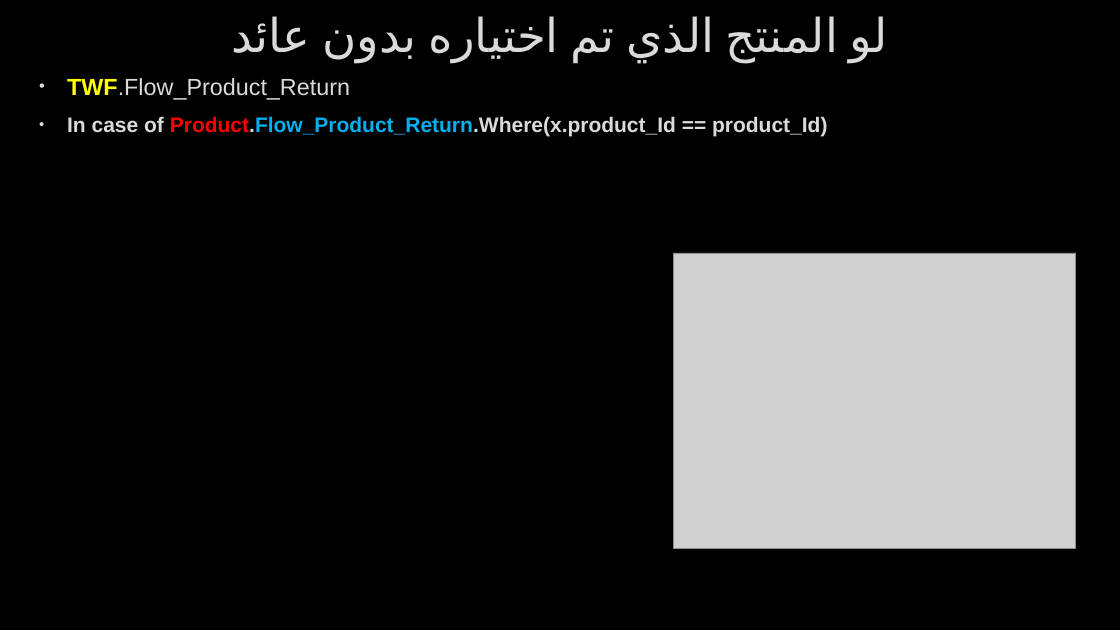
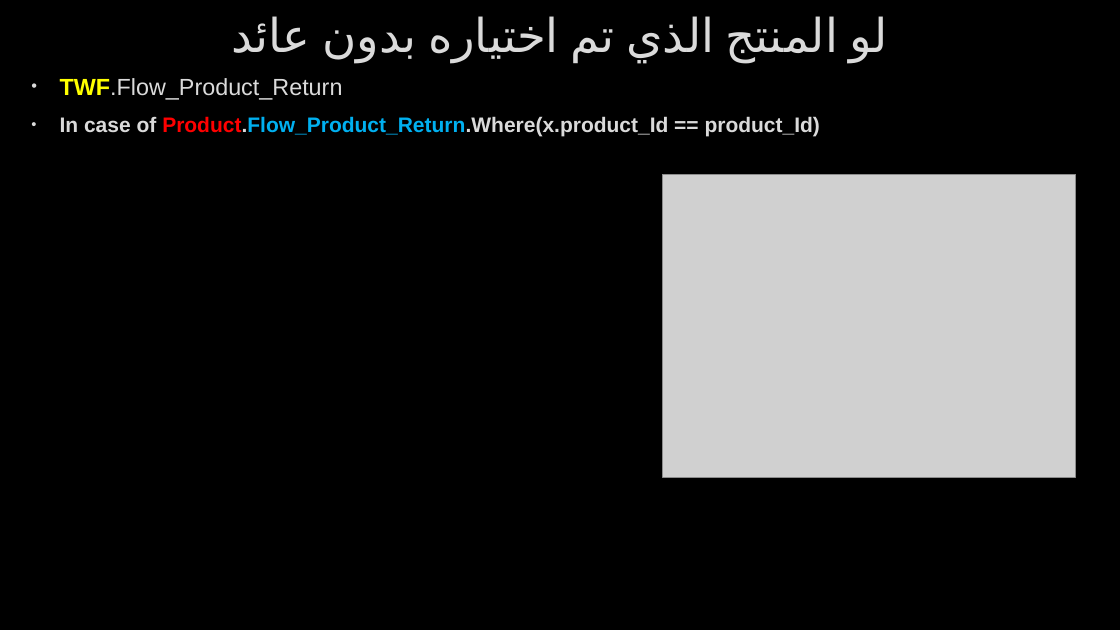
Before and after one commit to AhmedMohamedSamir1/Summary, a slide deck: slide 8 of Dot Net/Business.pptx. Drawn at 1120x630 pixels with LibreOffice and Linux fonts; fonts in the diff are those of the drawing; grey boxes stand for pictures; background and template pictures are left out. Boxes give left, top, right and bottom in pixels: in the first picture for what was removed or moved away, otherwise in the second. Text is boxed around its words. In the diff, an @@ line names an element or a change of style, - is before the commit and + after.

```diff
--- a/Dot Net/Business.pptx
+++ b/Dot Net/Business.pptx
@@ text "TWF.Flow_Product_Return": place and size @@
-text "TWF.Flow_Product_Return" at (67,78,827,136)
+text "TWF.Flow_Product_Return" at (60,78,820,136)
@@ picture: place and size @@
-picture at (674,253,1076,548)
+picture at (663,175,1076,478)
```
Also in this commit, not shown: 15 other slides changed, 38 slides added, 2 slides removed, 7 other files.
